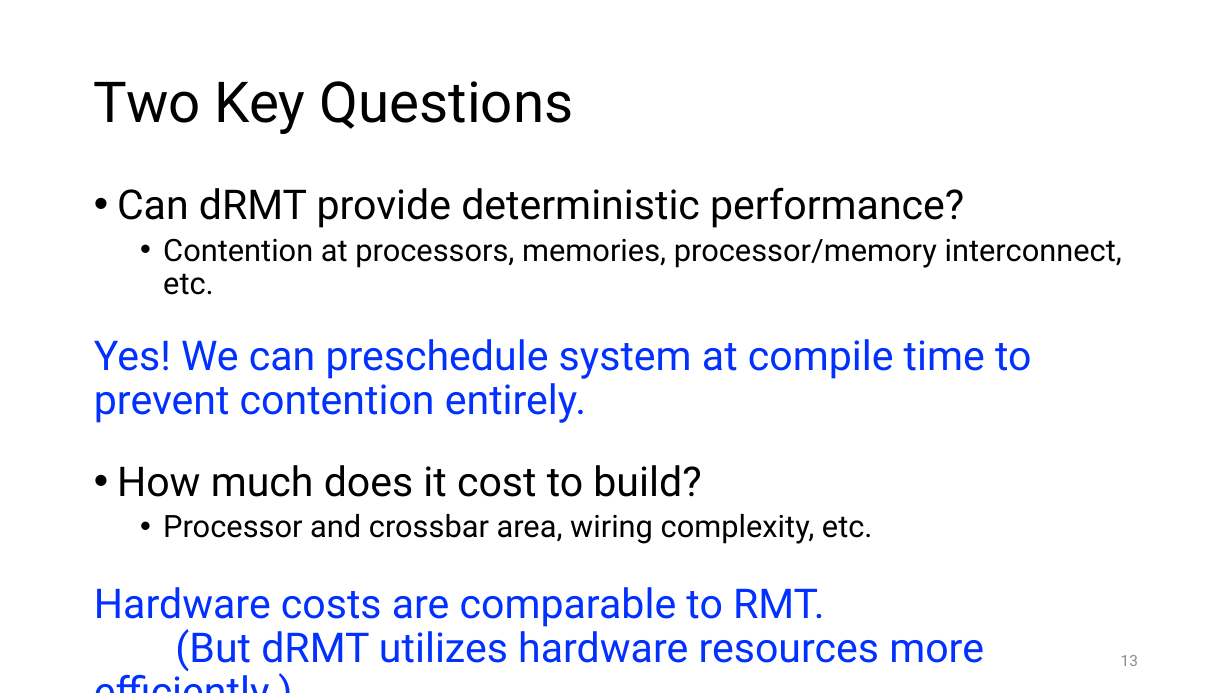
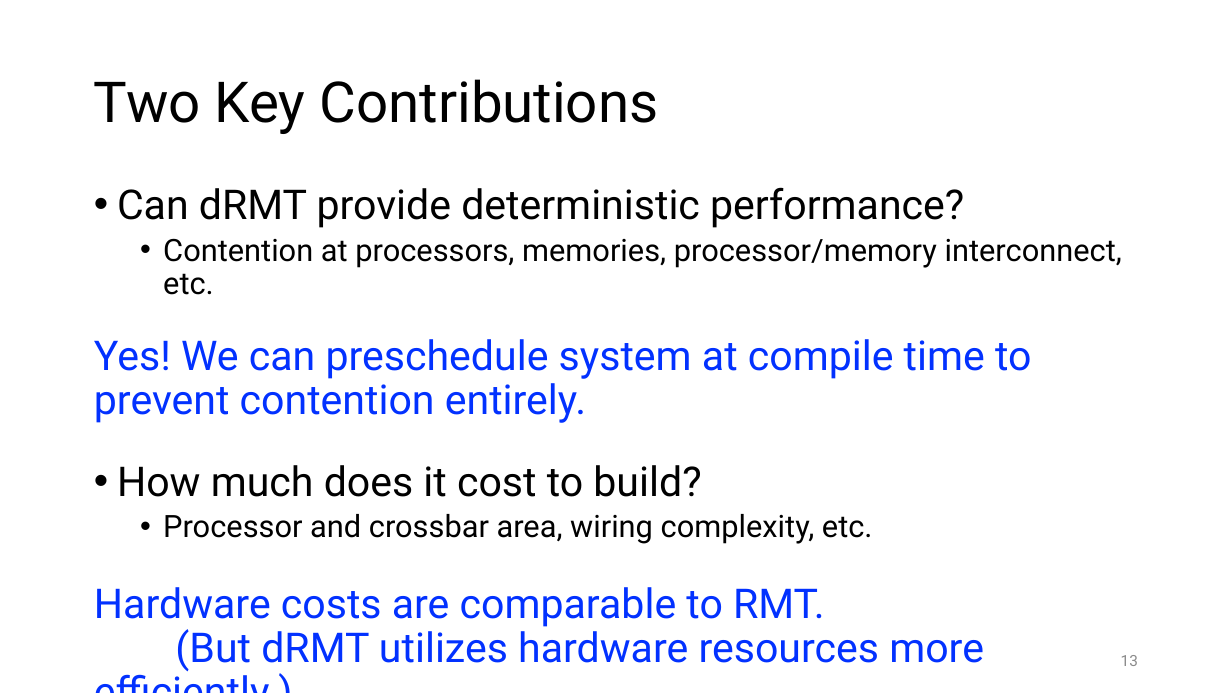
Before and after one commit to anirudhSK/drmt_talk, a slide deck: slide 13 of drmt.pptx. Drawn at 1232x693 pixels with LibreOffice and Linux fonts; fonts in the diff are those of the drawing. Boxes give left, top, right and bottom in pixels: in the first picture for what was removed or moved away, otherwise in the second. Text is boxed around its words. In the diff, an @@ line names an element or a change of style, - is before the commit and + after.

```diff
--- a/drmt.pptx
+++ b/drmt.pptx
@@ title at (x1=94, y1=79, x2=659, y2=134): text changed @@
-Two Key Questions
+Two Key Contributions
```
Also in this commit, not shown: 1 other slide changed, 1 slide added, 1 slide removed.
